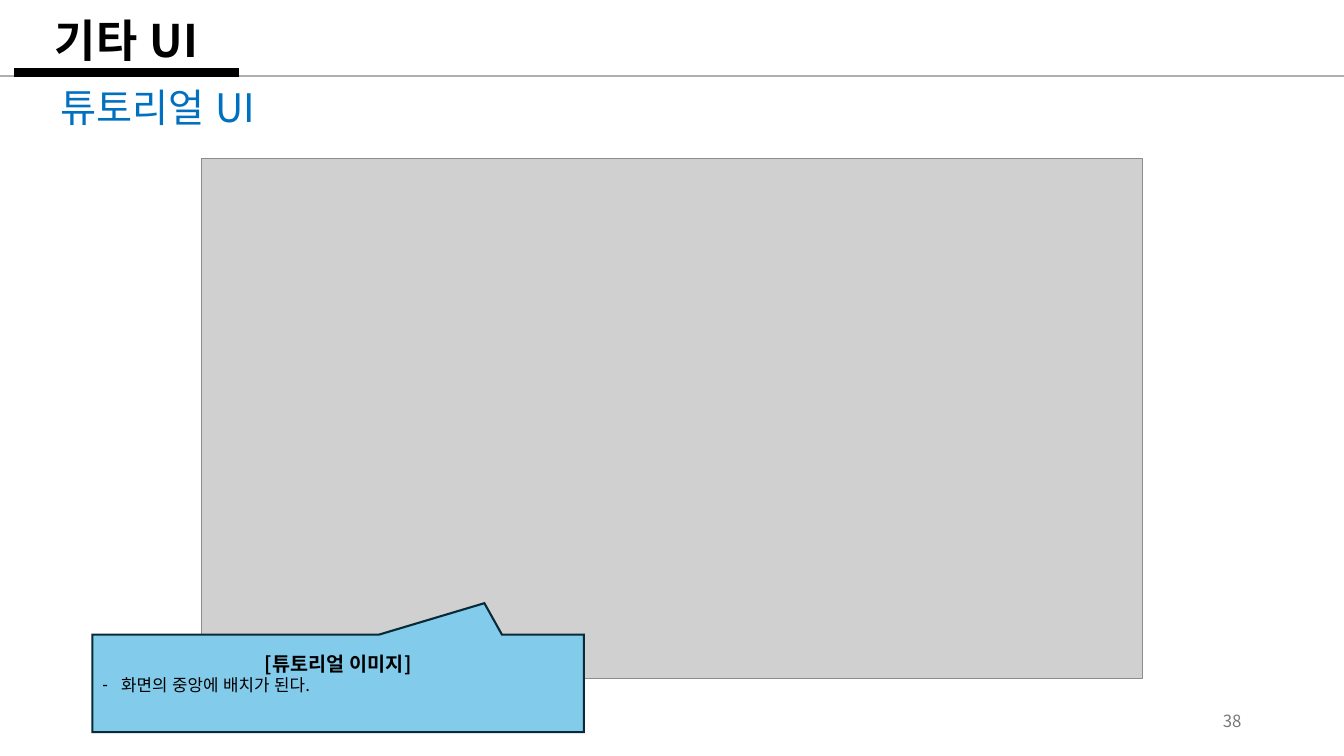
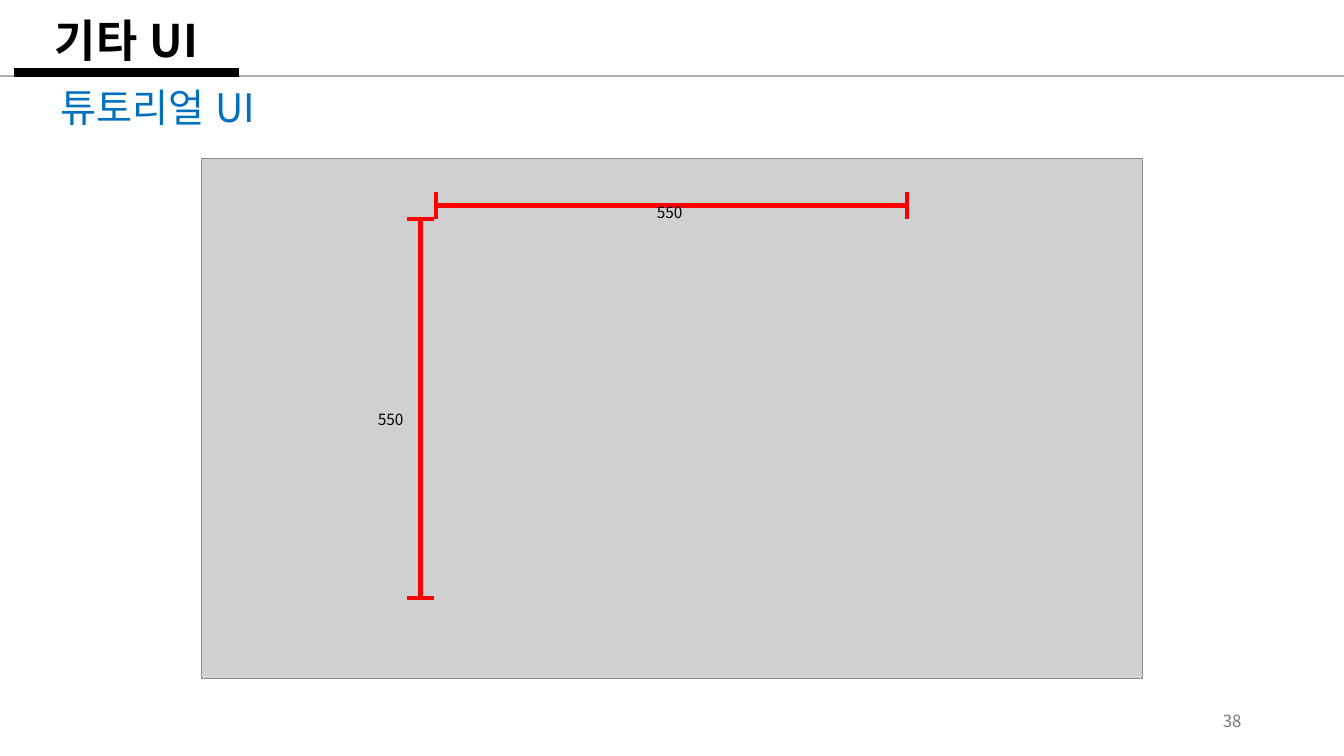
Before and after one commit to weariness00/Mandle_10Minute_Game, a slide deck: slide 38 of document/Please Leave me alone!.pptx. Drawn at 1344x756 pixels with LibreOffice and Linux fonts; fonts in the diff are those of the drawing; grey boxes stand for pictures. Boxes give left, top, right and bottom in pixels: in the first picture for what was removed or moved away, otherwise in the second. Text is boxed around its words. In the diff, an @@ line names an element or a change of style, - is before the commit and + after.

```diff
--- a/document/Please Leave me alone!.pptx
+++ b/document/Please Leave me alone!.pptx
@@ line added from (437, 219) to (437, 192), #FF0000 3 pt @@
@@ line added from (437, 206) to (907, 206), #FF0000 3 pt @@
@@ text added at [657, 203, 683, 218], 11 pt, text #000000 @@
+550
@@ line added from (907, 219) to (907, 192), #FF0000 3 pt @@
@@ line added from (407, 219) to (435, 219), #FF0000 3 pt @@
@@ line added from (420, 219) to (420, 598), #FF0000 3 pt @@
@@ text added at [378, 413, 404, 425], 11 pt, text #000000 @@
+550
@@ line added from (407, 598) to (435, 598), #FF0000 3 pt @@
@@ speech box removed at [93, 635, 585, 733] @@
-[튜토리얼 이미지]
-– 화면의 중앙에 배치가 된다.
```
Also in this commit, not shown: 3 other files.
